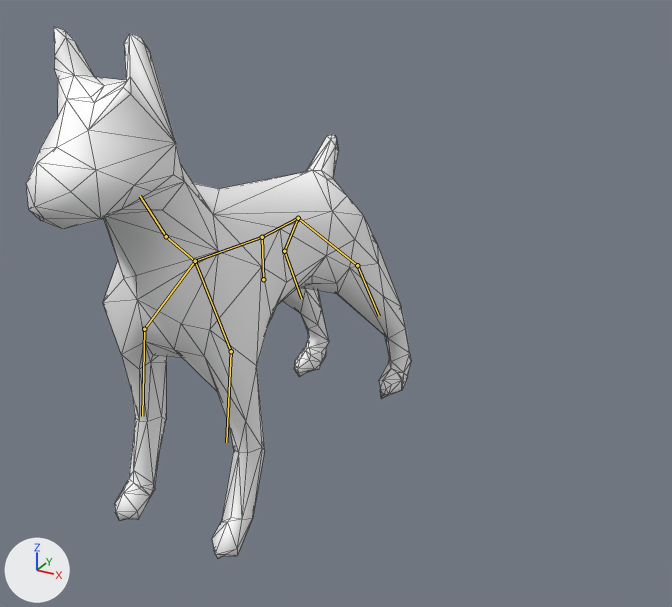
An edit to the FBX model Build/GameData/models/enemies/dog.fbx, drawn before and after from the same camera.
Both versions are drawn from a camera (50 mm lens) standing at (1.42, -2.14, 1.63) and looking at (0.09, 0.29, 0.41). Every picture has the same lights, and +X, +Y and +Z are marked at lower left. The bones that bend it are drawn over the model as lines. Mesh edges are drawn as thin lines.

In view in the first picture: 'DOG'.
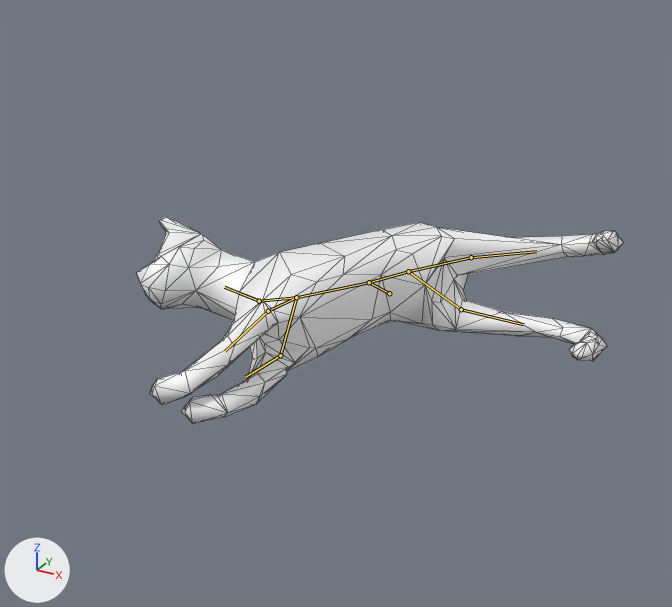
The newer file adds an action. The first version stands in its rest pose; the second is drawn at frame 10 of the action 'root|stun'.

What changed in the scene script:
```text
Change bone_rig_object:
    where bone_rig_object = bpy.data.objects['root']  # the whole rig 'root'
    bone_rig_object.location: (0.0, 0.0, 0.0) -> (0.0, 0.75, 0.0)
Change bone_bone:
    where bone_bone = bpy.data.objects['root'].pose.bones['Bone']
    bone_bone.location: (0.0, 0.0, 0.0) -> (0.0, -32.4, -11.0)
    bone_bone.rotation_quaternion: (1.0, 0.0, 0.0, 0.0) -> (0.691, -0.16, -0.161, 0.686)  # degrees (0, 0, 0) -> degrees (-26, 0, 90)
Change bone_bone_002:
    where bone_bone_002 = bpy.data.objects['root'].pose.bones['Bone.002']  # child of 'Bone.001'
    bone_bone_002.rotation_quaternion: (1.0, 0.0, 0.0, 0.0) -> (0.928, 0.082, 0.012, 0.363)  # degrees (0, 0, 0) -> degrees (9, -2, 43)
Change bone_bone_009:
    where bone_bone_009 = bpy.data.objects['root'].pose.bones['Bone.009']  # child of 'Bone.002'
    bone_bone_009.rotation_quaternion: (1.0, 0.0, 0.0, 0.0) -> (0.971, -0.121, -0.021, 0.204)  # degrees (0, 0, 0) -> degrees (-14, 0, 24)
Change bone_bone_003:
    where bone_bone_003 = bpy.data.objects['root'].pose.bones['Bone.003']  # child of 'Bone.001'
    bone_bone_003.rotation_quaternion: (1.0, 0.0, 0.0, 0.0) -> (0.957, -0.034, 0.163, -0.239)  # degrees (0, 0, 0) -> degrees (-9, 17, -29)
Change bone_bone_010:
    where bone_bone_010 = bpy.data.objects['root'].pose.bones['Bone.010']  # child of 'Bone.003'
    bone_bone_010.rotation_quaternion: (1.0, 0.0, 0.0, 0.0) -> (0.986, 0.075, 0.051, -0.141)  # degrees (0, 0, 0) -> degrees (8, 7, -16)
Change bone_bone_011:
    where bone_bone_011 = bpy.data.objects['root'].pose.bones['Bone.011']  # child of 'Bone.001'
    bone_bone_011.rotation_quaternion: (1.0, 0.0, 0.0, 0.0) -> (0.994, -0.001, 0.081, 0.076)  # degrees (0, 0, 0) -> degrees (1, 9, 9)
Change bone_bone_012:
    where bone_bone_012 = bpy.data.objects['root'].pose.bones['Bone.012']  # child of 'Bone.011'
    bone_bone_012.rotation_quaternion: (1.0, 0.0, 0.0, 0.0) -> (0.977, 0.015, -0.039, -0.209)  # degrees (0, 0, 0) -> degrees (3, -4, -24)
Change bone_bone_005:
    where bone_bone_005 = bpy.data.objects['root'].pose.bones['Bone.005']  # child of 'Bone.004'
    bone_bone_005.rotation_quaternion: (1.0, 0.0, 0.0, 0.0) -> (0.936, 0.062, -0.24, 0.249)  # degrees (0, 0, 0) -> degrees (0, -29, 30)
Change bone_bone_007:
    where bone_bone_007 = bpy.data.objects['root'].pose.bones['Bone.007']  # child of 'Bone.005'
    bone_bone_007.rotation_quaternion: (1.0, 0.0, 0.0, 0.0) -> (0.98, 0.157, 0.118, -0.02)  # degrees (0, 0, 0) -> degrees (18, 14, 0)
```

Location of each change, (x1, y1, x2, y2) in pixels of the pictures (672 x 607 px):
'DOG', posed (26% wider, 61% shorter)
    before: (26, 27, 411, 558)
    after: (136, 217, 623, 423)
bone 'Bone', root to tip
    before: (263, 279) to (262, 237)
    after: (389, 293) to (369, 282)
bone 'Bone.002', root to tip
    before: (195, 261) to (231, 351)
    after: (296, 297) to (268, 311)
bone 'Bone.009', root to tip
    before: (231, 351) to (226, 442)
    after: (268, 311) to (225, 351)
bone 'Bone.003', root to tip
    before: (195, 261) to (144, 329)
    after: (296, 297) to (280, 355)
bone 'Bone.010', root to tip
    before: (144, 329) to (142, 416)
    after: (280, 355) to (245, 377)
bone 'Bone.011', root to tip
    before: (195, 261) to (166, 236)
    after: (296, 297) to (259, 301)
bone 'Bone.012', root to tip
    before: (166, 236) to (140, 196)
    after: (259, 301) to (224, 287)
bone 'Bone.005', root to tip
    before: (298, 218) to (357, 265)
    after: (408, 271) to (471, 257)
bone 'Bone.007', root to tip
    before: (357, 265) to (379, 316)
    after: (471, 257) to (536, 251)
